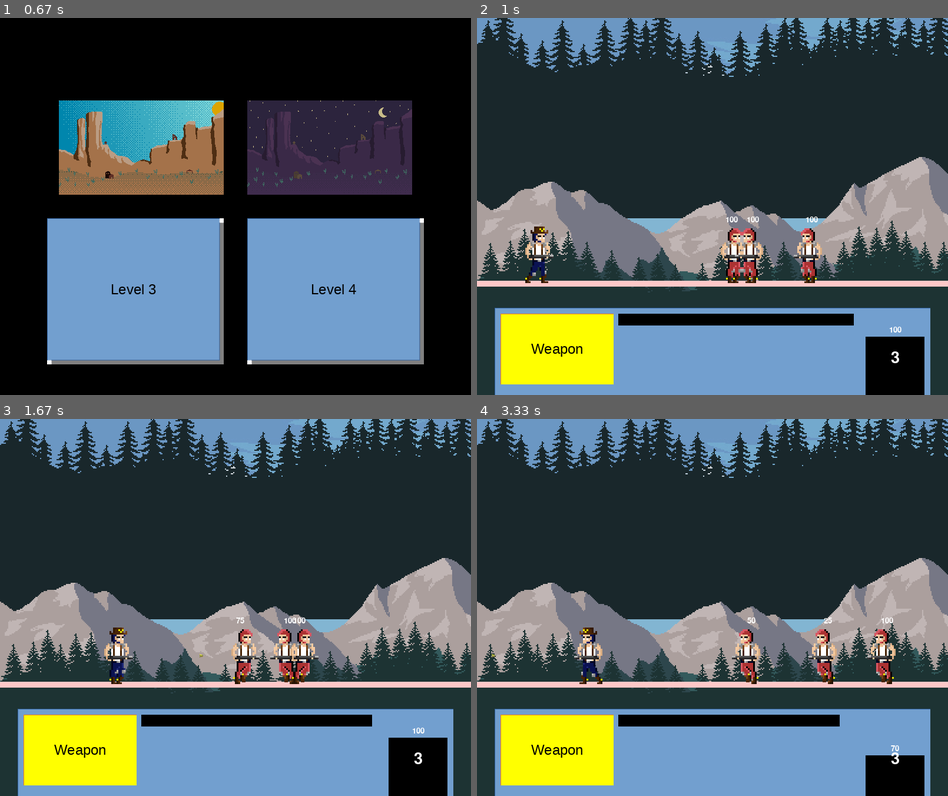
Above: before the commit, frames 1-4 (two rows, left to right).
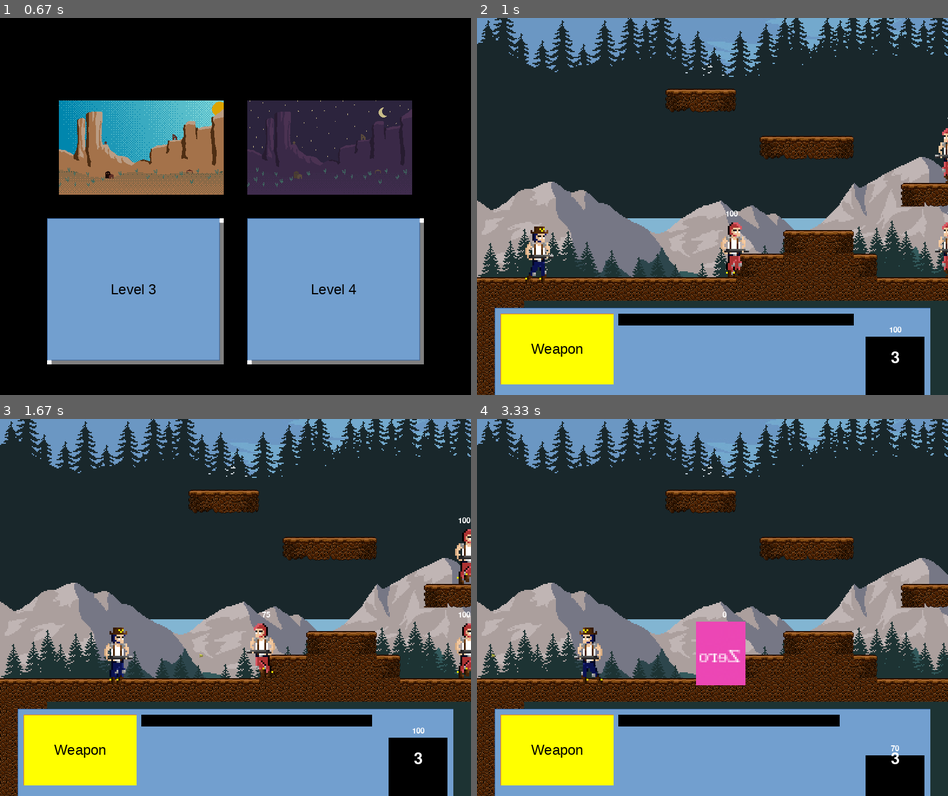
Above: after the commit, the same moments.

Repository: DevsInTheShed/pyGameJam2021
Game: pygame game, started from main.py
The game is run twice, just before and just after one commit, with the same random seed, the same clock (stepped at 60 frames per second) and the same inputs.
Inputs (mouse positions are in pixels of both pictures, inside the frame that each line leads up to):
- Up to frame 1 (0.67 s): click (235, 217) at 0.38 s
- Up to frame 2 (1 s): click (811, 289) at 0.72 s
- Up to frame 3 (1.67 s): tap Space at 1, 1.4 s; hold Right from 1.33 s (still down)
- Up to frame 4 (3.33 s): tap Space at 1.7, 1.9, 2.23, 2.53, 2.73, 3.03, 3.3 s; release Right at 1.8 s; hold Up 1.83-2.13 s; hold Right 2.17-2.63 s; hold Left 2.67-3.2 s; hold Left from 3.23 s (still down)

Frame 1 is identical in both runs. In frame 2, 14% of the frame differs, in the area x 0-100%, y 18-100%; in frame 3, 14%; in frame 4, 15%.

Commit message:
feature: add world builder

Diff:
--- a/game/enemy.py
+++ b/game/enemy.py
@@ -1,7 +1,7 @@
 from game.weapons import Weapon
 import pygame
 from game.character import Character
-from game.globals import EnemySprites, TileSize, SmallFont, WHITE, ViewScreen
+from game.globals import EnemySprites, SmallFont, TileSize, WHITE, ViewScreen
 import random
 
 
--- a/game/globals.py
+++ b/game/globals.py
@@ -1,4 +1,5 @@
 import os, pygame
+from pygame import transform
 
 pygame.font.init()
 
@@ -45,6 +46,18 @@
 mountain_img = pygame.image.load(os.path.join('assets', 'background', 'pine2.png')).convert_alpha()
 sky_img = pygame.image.load(os.path.join('assets', 'background', 'sky_cloud.png')).convert_alpha()
 
+# level tiles
+ROWS = 16
+TileSize = SCREEN.height // ROWS
+TileTypes = 20
+TileList = []
+
+for x in range(TileTypes):
+    img = pygame.image.load(os.path.join('assets', 'tiles', f'{x}.png'))
+    img = pygame.transform.scale(img, (TileSize, TileSize))
+    TileList.append(img)
+
+
 PlayerSprites = {
     "player": [],
     "coop": []
@@ -58,7 +71,6 @@
 FPS = 60
 GRAVITY = 0.75
 CharacterScale = 3
-TileSize = 50
 
 bg_scroll = 0
 
@@ -75,30 +87,8 @@
 
             spriteList[char_type].append(temp_list)
 
+
+
 animation_types = ['Idle', 'Run', 'Jump', 'Death']
 getCharacterSprites(PlayerTypes, animation_types, PlayerSprites)
 getCharacterSprites(EnemyTypes, animation_types, EnemySprites)
-
-# for char_type in PlayerTypes:
-#     for animation in animation_types:
-#         temp_list = []
-#         num_of_frames = len(os.listdir(os.path.join('assets', 'sprites', char_type, animation)))
-#         for i in range(num_of_frames):
-#             i = str(i)
-#             img = pygame.image.load(os.path.join('assets', 'sprites', char_type, animation, i+'.png')).convert_alpha()
-#             img = pygame.transform.scale(img, (int(img.get_width() * CharacterScale), int(img.get_height() * CharacterScale)))
-#             temp_list.append(img)
-
-#         PlayerSprites[char_type].append(temp_list)
-
-# for char_type in EnemyTypes:
-#     for animation in animation_types:
-#         temp_list = []
-#         num_of_frames = len(os.listdir(os.path.join('assets', 'sprites', 'enemy', char_type, animation)))
-#         for i in range(num_of_frames):
-#             i = str(i)
-#             img = pygame.image.load(os.path.join('assets', 'sprites', 'enemy', self.char_type, animation, i+'.png')).convert_alpha()
-#             img = pygame.transform.scale(img, (int(img.get_width() * scale), int(img.get_height() * scale)))
-#             temp_list.append(img)
-
-#         self.animation_list.append(temp_list)
--- /dev/null
+++ b/game/world.py
@@ -0,0 +1,63 @@
+
+from game.enemy import Enemy
+from game.globals import EnemyTypes, TileList, TileSize, ViewScreen
+
+
+class World():
+    def __init__(self, player):
+        self.player = player
+        self.enemies = []
+        self.obstacles = []
+
+    def processData(self, data):
+        # iterate through level data
+        for y, row in enumerate(data):
+            for x, tile in enumerate(row):
+                if tile >= 0:
+                    tileImg = TileList[tile]
+                    tileRect = tileImg.get_rect()
+                    tileRect.x = x * TileSize
+                    tileRect.y = y * TileSize
+                    tileData = (tileImg, tileRect)
+
+                    #obstacles
+                    if tile >= 0 and tile <= 8:
+                        self.obstacles.append(tileData)
+
+                    #water
+                    elif tile >=9 and tile <= 10:
+                        pass
+
+                    #decorators
+                    elif tile >=11 and tile <= 14:
+                        pass
+
+                    #enemies
+                    elif tile == 15:
+                        self.enemies.append(Enemy(EnemyTypes["alien1"], tileRect.x, tileRect.y+TileSize, 2, self.player))
+
+                    #ammo
+                    elif tile == 16:
+                        pass
+
+                    #granade
+                    elif tile == 17:
+                        pass
+
+                    #health
+                    elif tile == 18:
+                        pass
+
+                    #exit
+                    elif tile == 19:
+                        pass
+
+        return self.enemies
+
+
+    def draw(self):
+        for tile in self.obstacles:
+            ViewScreen.blit(tile[0], tile[1])
+
+        for enemy in self.enemies:
+            enemy.draw()
--- a/level/level_1.py
+++ b/level/level1.py
@@ -1,16 +1,36 @@
+from game.world import World
+import pygame
+import csv, os
 from game.button import Button
-import pygame
 from game import globals
 from game.enemy import Enemy
 
-class Level_1:
+
+class Level:
     def __init__(self, player):
         self.title = "Level 1"
         self.player = player
-        self.enemies = [Enemy(globals.EnemyTypes["alien1"], 400, 450, 2, self.player),
-                        Enemy(globals.EnemyTypes["alien1"], 500, 450, 2, self.player),
-                        Enemy(globals.EnemyTypes["alien1"], 600, 450, 2, self.player)]
-        self.player.enemies = self.enemies
+
+        self.COLS = 150
+        self.worldData = []
+
+        #empty world
+        for row in range(globals.ROWS):
+            r = [-1] * self.COLS
+            self.worldData.append(r)
+
+        #load in level data
+        with open(os.path.join('level', 'level1_data.csv'), newline='') as csvData:
+            reader = csv.reader(csvData, delimiter=',')
+            for y, row in enumerate(reader):
+                for x, tile in enumerate(row):
+                    self.worldData[y][x] =int(tile)
+
+        self.world = World(self.player)
+        self.player.enemies = self.world.processData(self.worldData)
+
+    #create empty tile list
+
 
     def draw_bg(self):
         #background
@@ -27,10 +47,8 @@
         globals.ViewScreen.blit(Title, (globals.SCREEN.left + 20, 20))
 
         self.draw_bg()
-        pygame.draw.line(globals.ViewScreen, globals.GroundColor, (0, 450), (globals.SCREEN.width, 450), 10)
-
-        for enemy in self.enemies:
-            enemy.draw()
+        # pygame.draw.line(globals.ViewScreen, globals.GroundColor, (0, 450), (globals.SCREEN.width, 450), 10)
+        self.world.draw()
 
         if self.player.alive:
             self.player.draw()
--- /dev/null
+++ b/level/level1_data.csv
@@ -0,0 +1,16 @@
+-1,-1,-1,-1,-1,-1,-1,-1,-1,-1,-1,-1,-1,-1,-1,-1,-1,-1,-1,-1,-1,-1,-1,-1,-1,-1,-1,-1,-1,-1,-1,-1,-1,-1,-1,-1,-1,-1,-1,-1,-1,-1,-1,-1,-1,-1,-1,-1,-1,-1,-1,-1,-1,-1,-1,-1,-1,-1,-1,-1,-1,-1,-1,-1,-1,-1,-1,-1,-1,-1,-1,-1,-1,-1,-1,-1,-1,-1,-1,-1,-1,-1,-1,-1,-1,-1,-1,-1,-1,-1,-1,-1,-1,-1,-1,-1,-1,-1,-1,-1,-1,-1,-1,-1,-1,-1,-1,-1,-1,-1,-1,-1,-1,-1,-1,-1,-1,-1,-1,-1,-1,-1,-1,-1,-1,-1,-1,-1,-1,-1,-1,-1,-1,-1,-1,-1,-1,-1,-1,-1,-1,-1,-1,-1,-1,-1,-1,-1,-1,-1
+-1,-1,-1,-1,-1,-1,-1,-1,-1,-1,-1,-1,-1,-1,-1,-1,-1,-1,-1,-1,-1,-1,-1,-1,-1,-1,-1,-1,-1,-1,-1,-1,-1,-1,-1,-1,-1,-1,-1,-1,-1,-1,-1,-1,-1,-1,-1,-1,-1,-1,-1,-1,-1,-1,-1,-1,-1,-1,-1,-1,-1,-1,-1,-1,-1,-1,-1,-1,-1,-1,-1,-1,-1,-1,-1,-1,-1,-1,-1,-1,-1,-1,-1,-1,-1,-1,-1,-1,-1,-1,-1,-1,-1,-1,-1,-1,-1,-1,-1,-1,-1,-1,-1,-1,-1,-1,-1,-1,-1,-1,-1,-1,-1,-1,-1,-1,-1,-1,-1,-1,-1,-1,-1,-1,-1,-1,-1,-1,-1,-1,-1,-1,-1,-1,-1,-1,-1,-1,-1,-1,-1,-1,-1,-1,-1,-1,-1,-1,-1,-1
+-1,-1,-1,-1,-1,-1,-1,-1,-1,13,-1,-1,-1,-1,-1,-1,-1,-1,-1,-1,-1,-1,-1,-1,-1,-1,-1,-1,-1,-1,-1,-1,-1,-1,-1,-1,-1,-1,-1,-1,-1,-1,-1,-1,-1,-1,-1,14,18,-1,-1,-1,-1,-1,-1,-1,-1,-1,-1,-1,-1,-1,-1,-1,-1,-1,-1,-1,-1,-1,-1,-1,-1,-1,-1,-1,-1,-1,-1,-1,-1,-1,-1,-1,-1,-1,-1,-1,-1,-1,-1,-1,-1,-1,-1,-1,-1,-1,-1,-1,-1,-1,-1,-1,-1,-1,-1,-1,-1,-1,-1,-1,-1,-1,-1,-1,-1,-1,-1,-1,-1,-1,-1,-1,-1,-1,-1,-1,-1,-1,-1,-1,-1,-1,-1,-1,-1,-1,-1,-1,-1,-1,-1,-1,-1,-1,-1,-1,-1,-1
+-1,-1,-1,-1,-1,-1,-1,-1,6,7,8,-1,-1,-1,-1,-1,-1,-1,-1,-1,-1,-1,-1,-1,-1,-1,-1,-1,-1,-1,-1,-1,-1,-1,-1,-1,-1,-1,-1,-1,-1,15,-1,-1,-1,-1,6,7,7,8,-1,-1,-1,14,14,-1,15,14,13,14,-1,-1,-1,-1,-1,-1,-1,-1,-1,-1,-1,-1,-1,-1,-1,-1,-1,-1,14,-1,-1,-1,-1,-1,-1,-1,-1,-1,-1,-1,-1,-1,-1,-1,-1,-1,-1,-1,-1,-1,-1,-1,-1,-1,-1,-1,-1,-1,-1,-1,14,15,-1,14,-1,-1,-1,-1,-1,-1,-1,-1,-1,-1,-1,-1,-1,-1,-1,-1,-1,-1,-1,-1,-1,-1,-1,-1,-1,-1,-1,-1,-1,-1,-1,-1,-1,-1,19,13
+-1,-1,-1,12,-1,-1,-1,-1,-1,-1,-1,-1,11,14,14,-1,-1,-1,-1,-1,-1,-1,-1,-1,-1,-1,-1,-1,-1,-1,-1,-1,-1,-1,-1,-1,-1,-1,-1,-1,-1,12,14,-1,-1,-1,-1,-1,-1,-1,-1,-1,6,7,7,7,7,7,7,7,8,-1,-1,-1,-1,-1,-1,15,-1,-1,-1,-1,-1,-1,-1,13,-1,-1,7,-1,-1,-1,-1,-1,-1,-1,-1,-1,-1,-1,-1,-1,-1,-1,-1,-1,-1,-1,-1,-1,-1,-1,-1,18,12,-1,-1,-1,-1,7,7,7,7,8,-1,-1,-1,-1,-1,-1,-1,-1,-1,-1,-1,-1,-1,-1,-1,-1,-1,-1,-1,-1,-1,-1,-1,-1,-1,-1,-1,-1,-1,-1,-1,14,-1,6,7,8
+-1,-1,-1,-1,-1,-1,-1,-1,-1,-1,-1,-1,6,7,7,8,-1,-1,-1,-1,-1,-1,-1,-1,-1,-1,-1,-1,-1,-1,-1,-1,-1,-1,14,16,14,-1,-1,6,7,7,7,8,-1,-1,-1,-1,-1,-1,-1,-1,-1,-1,-1,-1,-1,-1,-1,-1,-1,-1,-1,-1,-1,14,14,17,-1,13,-1,-1,7,-1,-1,7,-1,-1,-1,-1,-1,11,-1,-1,-1,14,15,-1,-1,-1,-1,-1,-1,-1,-1,-1,-1,-1,-1,-1,14,-1,13,1,0,2,-1,-1,-1,-1,-1,-1,-1,-1,-1,-1,-1,-1,-1,-1,-1,-1,-1,-1,-1,-1,-1,-1,-1,-1,-1,-1,-1,-1,-1,-1,-1,-1,-1,-1,-1,-1,-1,14,-1,7,-1,-1,-1,-1
+-1,-1,-1,-1,-1,-1,-1,-1,-1,-1,-1,-1,-1,-1,-1,-1,-1,-1,14,-1,14,15,14,13,-1,-1,-1,-1,-1,-1,-1,14,-1,-1,1,0,2,-1,-1,-1,-1,-1,-1,-1,-1,-1,-1,-1,-1,-1,-1,-1,-1,-1,-1,-1,-1,-1,-1,-1,-1,-1,-1,-1,-1,1,0,0,0,2,-1,-1,-1,-1,-1,-1,-1,-1,-1,-1,-1,7,-1,-1,1,0,0,0,2,-1,-1,-1,-1,-1,-1,-1,-1,-1,-1,14,1,0,0,4,4,5,-1,-1,-1,-1,-1,-1,-1,-1,-1,-1,7,-1,-1,-1,-1,-1,-1,-1,-1,-1,-1,-1,-1,-1,-1,-1,-1,-1,-1,-1,-1,-1,-1,-1,13,-1,-1,7,-1,-1,-1,-1,-1,-1
+-1,-1,-1,-1,-1,-1,-1,-1,-1,-1,-1,-1,-1,-1,-1,-1,-1,-1,1,7,7,7,7,7,8,-1,-1,-1,-1,13,-1,0,-1,-1,3,4,5,-1,-1,-1,-1,-1,-1,-1,-1,-1,-1,-1,-1,-1,-1,-1,-1,-1,-1,-1,-1,-1,-1,-1,-1,-1,-1,-1,-1,3,4,4,4,5,9,9,9,9,9,9,9,9,9,9,9,9,9,9,3,4,4,4,5,-1,-1,-1,-1,-1,14,14,13,-1,-1,1,4,4,4,4,4,5,-1,-1,-1,-1,-1,-1,-1,-1,14,-1,-1,-1,17,-1,-1,-1,-1,-1,-1,-1,-1,-1,-1,-1,-1,-1,-1,-1,-1,-1,-1,-1,-1,6,7,8,-1,-1,-1,-1,-1,-1,-1,-1
+-1,-1,-1,-1,-1,-1,-1,-1,-1,-1,-1,-1,-1,-1,-1,-1,-1,-1,-1,-1,-1,-1,-1,-1,-1,-1,-1,-1,14,1,0,5,9,9,3,4,5,-1,-1,-1,-1,-1,-1,-1,-1,-1,-1,-1,-1,-1,-1,-1,-1,-1,-1,-1,-1,-1,-1,-1,-1,-1,-1,-1,-1,3,4,4,4,5,10,10,10,10,10,10,10,10,10,10,10,10,10,10,3,4,4,4,4,2,-1,-1,-1,6,7,7,8,-1,-1,3,4,4,4,4,4,5,-1,-1,-1,13,14,14,11,-1,7,-1,-1,-1,7,-1,-1,-1,-1,-1,-1,-1,-1,-1,-1,-1,-1,-1,-1,11,1,2,-1,-1,-1,-1,-1,-1,-1,-1,-1,-1,-1,-1,-1,-1
+-1,-1,-1,-1,-1,-1,-1,-1,-1,-1,-1,-1,11,1,0,2,-1,-1,-1,-1,-1,-1,-1,-1,-1,-1,-1,1,0,4,4,5,10,10,3,4,5,-1,-1,-1,-1,-1,-1,-1,-1,-1,-1,-1,-1,-1,-1,-1,-1,-1,-1,-1,-1,-1,-1,-1,-1,-1,-1,-1,-1,3,4,4,4,5,10,10,10,10,10,10,10,10,10,10,10,10,10,10,3,4,4,4,4,5,-1,-1,-1,-1,-1,-1,-1,-1,-1,3,4,4,4,4,4,5,-1,-1,6,7,7,7,8,-1,-1,-1,-1,-1,-1,-1,-1,-1,13,-1,15,14,12,-1,11,14,-1,1,0,0,4,5,9,9,9,9,9,9,9,9,9,9,9,9,9,9
+-1,-1,-1,-1,-1,-1,-1,-1,-1,-1,15,1,0,4,4,4,2,-1,-1,-1,14,15,11,14,14,-1,1,4,4,4,4,5,10,10,3,4,5,-1,-1,-1,-1,-1,-1,-1,-1,-1,-1,-1,-1,-1,-1,-1,-1,-1,-1,-1,-1,-1,-1,-1,-1,-1,-1,-1,-1,3,4,4,4,5,10,10,10,10,10,10,10,10,10,10,10,10,10,10,3,4,4,4,4,5,9,9,9,9,9,9,9,9,9,3,4,4,4,4,4,5,9,9,9,9,9,9,9,9,9,9,9,9,9,9,9,1,0,0,0,0,0,0,0,0,0,4,4,4,4,5,10,10,10,10,10,10,10,10,10,10,10,10,10,10
+0,0,0,0,0,0,0,0,0,0,0,4,4,4,4,4,4,0,0,0,0,0,0,0,0,0,4,4,4,4,4,4,4,4,4,4,4,-1,-1,-1,-1,-1,-1,-1,-1,-1,-1,-1,-1,-1,-1,-1,-1,-1,-1,-1,-1,-1,-1,-1,-1,-1,-1,-1,-1,3,4,4,4,5,10,10,10,10,10,10,10,10,10,10,10,10,10,10,3,4,4,4,4,5,10,10,10,10,10,10,10,10,10,3,4,4,4,4,4,5,10,10,10,10,10,10,10,10,10,10,10,10,10,10,10,3,4,4,4,4,4,4,4,4,4,4,4,4,4,5,10,10,10,10,10,10,10,10,10,10,10,10,10,10
+4,4,-1,-1,-1,-1,-1,-1,-1,-1,-1,-1,-1,-1,-1,-1,-1,-1,-1,-1,-1,-1,-1,-1,-1,-1,-1,-1,-1,-1,-1,-1,-1,-1,-1,-1,-1,-1,-1,-1,-1,-1,-1,-1,-1,-1,-1,-1,-1,-1,-1,-1,-1,-1,-1,-1,-1,-1,-1,-1,-1,-1,-1,-1,-1,-1,-1,-1,-1,-1,-1,-1,-1,-1,-1,-1,-1,-1,-1,-1,-1,-1,-1,-1,-1,-1,-1,-1,-1,-1,-1,-1,-1,-1,-1,-1,-1,-1,-1,-1,-1,-1,-1,-1,-1,-1,-1,-1,-1,-1,-1,-1,-1,-1,-1,-1,-1,-1,-1,-1,-1,-1,-1,-1,-1,-1,-1,-1,-1,-1,-1,-1,-1,-1,-1,-1,-1,-1,-1,-1,-1,-1,-1,-1,-1,-1,-1,-1,-1,-1
+4,4,-1,-1,-1,-1,-1,-1,-1,-1,-1,-1,-1,-1,-1,-1,-1,-1,-1,-1,-1,-1,-1,-1,-1,-1,-1,-1,-1,-1,-1,-1,-1,-1,-1,-1,-1,-1,-1,-1,-1,-1,-1,-1,-1,-1,-1,-1,-1,-1,-1,-1,-1,-1,-1,-1,-1,-1,-1,-1,-1,-1,-1,-1,-1,-1,-1,-1,-1,-1,-1,-1,-1,-1,-1,-1,-1,-1,-1,-1,-1,-1,-1,-1,-1,-1,-1,-1,-1,-1,-1,-1,-1,-1,-1,-1,-1,-1,-1,-1,-1,-1,-1,-1,-1,-1,-1,-1,-1,-1,-1,-1,-1,-1,-1,-1,-1,-1,-1,-1,-1,-1,-1,-1,-1,-1,-1,-1,-1,-1,-1,-1,-1,-1,-1,-1,-1,-1,-1,-1,-1,-1,-1,-1,-1,-1,-1,-1,-1,-1
+4,4,-1,-1,-1,-1,-1,-1,-1,-1,-1,-1,-1,-1,-1,-1,-1,-1,-1,-1,-1,-1,-1,-1,-1,-1,-1,-1,-1,-1,-1,-1,-1,-1,-1,-1,-1,-1,-1,-1,-1,-1,-1,-1,-1,-1,-1,-1,-1,-1,-1,-1,-1,-1,-1,-1,-1,-1,-1,-1,-1,-1,-1,-1,-1,-1,-1,-1,-1,-1,-1,-1,-1,-1,-1,-1,-1,-1,-1,-1,-1,-1,-1,-1,-1,-1,-1,-1,-1,-1,-1,-1,-1,-1,-1,-1,-1,-1,-1,-1,-1,-1,-1,-1,-1,-1,-1,-1,-1,-1,-1,-1,-1,-1,-1,-1,-1,-1,-1,-1,-1,-1,-1,-1,-1,-1,-1,-1,-1,-1,-1,-1,-1,-1,-1,-1,-1,-1,-1,-1,-1,-1,-1,-1,-1,-1,-1,-1,-1,-1
+4,4,-1,-1,-1,-1,-1,-1,-1,-1,-1,-1,-1,-1,-1,-1,-1,-1,-1,-1,-1,-1,-1,-1,-1,-1,-1,-1,-1,-1,-1,-1,-1,-1,-1,-1,-1,-1,-1,-1,-1,-1,-1,-1,-1,-1,-1,-1,-1,-1,-1,-1,-1,-1,-1,-1,-1,-1,-1,-1,-1,-1,-1,-1,-1,-1,-1,-1,-1,-1,-1,-1,-1,-1,-1,-1,-1,-1,-1,-1,-1,-1,-1,-1,-1,-1,-1,-1,-1,-1,-1,-1,-1,-1,-1,-1,-1,-1,-1,-1,-1,-1,-1,-1,-1,-1,-1,-1,-1,-1,-1,-1,-1,-1,-1,-1,-1,-1,-1,-1,-1,-1,-1,-1,-1,-1,-1,-1,-1,-1,-1,-1,-1,-1,-1,-1,-1,-1,-1,-1,-1,-1,-1,-1,-1,-1,-1,-1,-1,-1
--- a/screen/intro.py
+++ b/screen/intro.py
@@ -28,6 +28,7 @@
 
             if Button(self.globals.ViewScreen, self.globals.SCREEN.centerx + 20,
             self.globals.SCREEN.centery + 20, self.globals.Level4Img).draw():
+                self.state.currentLevel = self.state.levels.one
                 self.state.gotoScreen(self.state.screens.stage)
 
         else:
--- a/screen/stage.py
+++ b/screen/stage.py
@@ -1,26 +1,36 @@
+import importlib
 from game.hud import Hud
 from game.player import Player
 import pygame
 from screen.screen import Screen
-from level.level_1 import *
 from game import globals
+
 
 class Stage(Screen):
     def __init__(self, state):
         super().__init__(state)
-
+        self.gameState = state
+        self.init = False
         self.player1 = Player(globals.PlayerTypes["player"], 100, 450, 5)
-        self.lvl1 = Level_1(self.player1)
         self.hud = Hud()
 
+    def levelInit(self):
+        module = importlib.import_module(f'.level{self.gameState.currentLevel.value}', package='level')
+        class_ = getattr(module, 'Level')
+        self.lvl = class_(self.player1)
+
     def update(self):
+        if not self.init:
+            self.levelInit()
+            self.init = True
+
         self.hud.lives = self.player1.lives
         self.hud.health = self.player1.health
         self.hud.weapon = self.player1.weapons[self.player1.currentWeapon]
 
     def draw(self):
         self.update()
-        self.lvl1.draw()
+        self.lvl.draw()
         self.hud.draw()
 
         for event in pygame.event.get():
Binary file added: assets/tiles/0.png
Binary file added: assets/tiles/1.png
Binary file added: assets/tiles/10.png
Binary file added: assets/tiles/11.png
Binary file added: assets/tiles/12.png
Binary file added: assets/tiles/13.png
Binary file added: assets/tiles/14.png
Binary file added: assets/tiles/15.png
Binary file added: assets/tiles/16.png
Binary file added: assets/tiles/17.png
Binary file added: assets/tiles/18.png
Binary file added: assets/tiles/19.png
(and 8 more such lines)
